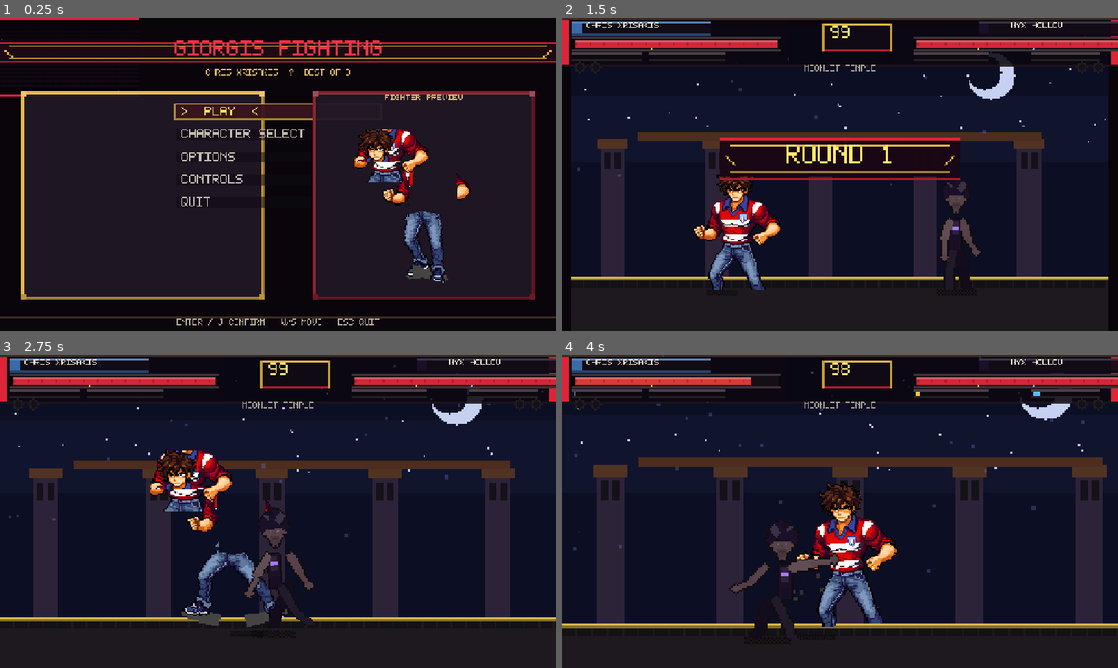
Above: before the commit, frames 1-4 (two rows, left to right).
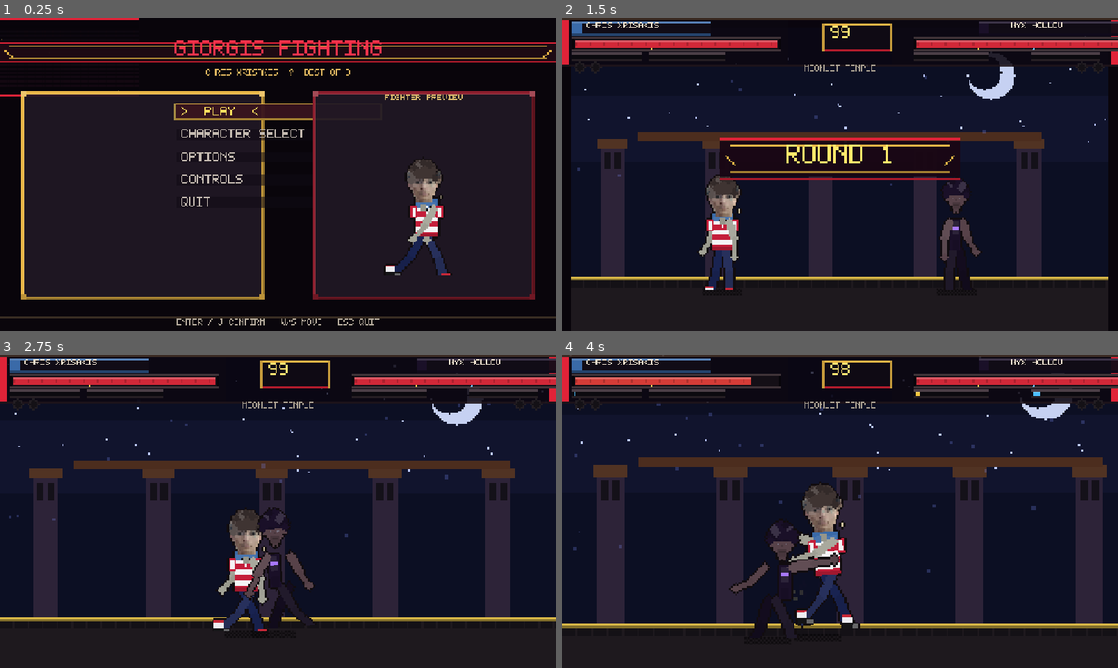
Above: after the commit, the same moments.

Repository: SirGiorgis/games
Game: Godot game, scene res://scenes/bootstrap.tscn
Same seed, same stepped clock (60 frames per second), same inputs: the game is played once before the commit and once after it.
Inputs (mouse positions are in pixels of both pictures, inside the frame that each line leads up to):
- Up to frame 1 (0.25 s): no input
- Up to frame 2 (1.5 s): tap Enter (menu_confirm) at 0.5 s; move the mouse to (962, 158) at 0.52 s; hold D (menu_right) 0.53-1.28 s; tap F at 0.6 s; click (962, 158) at 0.67 s; tap Space at 0.77 s; move the mouse to (728, 190) at 1.27 s; hold Escape (menu_back) from 1.28 s (still down); tap U (p1_block) at 1.35 s
- Up to frame 3 (2.75 s): tap Space at 1.52 s; tap F at 1.55, 2.3 s; move the mouse to (333, 442) at 2.02 s; release Escape (menu_back) at 2.03 s; hold D (menu_right) from 2.03 s (still down); tap I (p1_grab) at 2.1 s
- Up to frame 4 (4 s): move the mouse to (812, 574) at 2.77 s; release D (menu_right) at 2.78 s; hold W (menu_up) 2.78-3.53 s; tap K (p1_heavy) at 2.85 s; click (812, 574) at 2.92 s; tap Space at 3.02, 3.77 s; tap F at 3.05, 3.8 s; move the mouse to (1006, 558) at 3.52 s; hold A (menu_left) from 3.53 s (still down); tap J (p1_light) at 3.6 s

The runs differ from the first frame. In frame 1, 3.7% of the frame differs, in the area x 63-85%, y 35-85%; in frame 2, 3.0%; in frame 3, 4.9%, in the area x 27-52%, y 30-89%; in frame 4, 4.5%.

Commit message:
Remake Chris and Stacks on fast rig; fix animation lag
- Rebuild Chris as kit-style fighter: photo face, horizontal red/white
  stripes, blue collar, curly hair, blue jeans with full limb animation
- Rebuild Stacks as new street style: photo face, grey HoodRich hoodie,
  silver chain/earring, long sleeves, blue jeans
- Drop expensive model-sheet path for both heroes (no runtime rotation)
- Cache baked animation frames globally; character select no longer
  re-bakes 9 fighters on every cursor move
- Warm select-screen cache once on load; reduce ghost trail spam

Co-authored-by: SirGiorgis <SirGiorgis@users.noreply.github.com>

Diff:
--- a/ashen-rite/data/characters/chris_xrisakis.json
+++ b/ashen-rite/data/characters/chris_xrisakis.json
@@ -8,7 +8,7 @@
   "ai_profile": "rushdown",
   "gender": "male",
   "build": "lean",
-  "style": "model",
+  "style": "kit",
   "keep_outfit": true,
   "roster_order": 0,
   "height_scale": 1.04,
@@ -30,5 +30,5 @@
   "ultimate_id": "storm",
   "ultimate_name": "Injury Time",
   "ultimate_desc": "One last surge that hits like a stoppage-time winner.",
-  "reference_image": "res://data/characters/refs/chris_model.png"
+  "reference_image": "res://data/characters/refs/chris.png"
 }
--- a/ashen-rite/data/characters/hoodrich_stacks.json
+++ b/ashen-rite/data/characters/hoodrich_stacks.json
@@ -8,7 +8,7 @@
   "ai_profile": "rushdown",
   "gender": "male",
   "build": "athletic",
-  "style": "model",
+  "style": "street",
   "keep_outfit": true,
   "roster_order": 2,
   "height_scale": 1.02,
--- a/ashen-rite/scripts/combat/fighter_visual.gd
+++ b/ashen-rite/scripts/combat/fighter_visual.gd
@@ -27,7 +27,7 @@
 
 const ONE_SHOT := ["hit", "air_hit", "launch", "knockdown", "defeat", "land", "getup", "prejump", "block_hit"]
 const ATTACK_POSES := ["light", "clight", "jlight", "heavy", "cheavy", "jheavy", "special", "ultimate", "grab", "jump"]
-const TRAIL_POSES := ["walk", "run", "backdash", "special", "ultimate"]
+const TRAIL_POSES := ["run", "backdash", "special", "ultimate"]
 
 
 func build(d: CharacterDef) -> void:
@@ -119,7 +119,7 @@
 	_sprite.modulate = Color.WHITE.lerp(Color(1.7, 1.65, 1.55), flash)
 
 	if pose in TRAIL_POSES and trail_timer <= 0.0:
-		trail_timer = 0.05 if pose == "backdash" else 0.07
+		trail_timer = 0.10 if pose == "backdash" else 0.14
 		_ghost()
 	trail_timer = max(0.0, trail_timer - delta)
 
--- a/ashen-rite/scripts/pixel/pixel_fighter_bake.gd
+++ b/ashen-rite/scripts/pixel/pixel_fighter_bake.gd
@@ -22,10 +22,13 @@
 
 static var _face_cache: Dictionary = {}
 static var _model_cache: Dictionary = {}
+static var _anim_cache: Dictionary = {}
 
 
 static func bake(def: CharacterDef) -> Dictionary:
-	return {
+	if _anim_cache.has(def.id):
+		return _anim_cache[def.id]
+	var result := {
 		"idle": _seq(def, "idle", 12),
 		"walk": _seq(def, "walk", 16),
 		"run": _seq(def, "run", 12),
@@ -53,6 +56,19 @@
 		"defeat": _seq(def, "defeat", 8),
 		"grab": _seq(def, "grab", 10),
 	}
+	_anim_cache[def.id] = result
+	return result
+
+
+static func clear_cache(id: String = "") -> void:
+	if id.is_empty():
+		_anim_cache.clear()
+		_face_cache.clear()
+		_model_cache.clear()
+		return
+	_anim_cache.erase(id)
+	_face_cache.erase(id)
+	_model_cache.erase(id)
 
 
 static func _seq(def: CharacterDef, pose: String, n: int) -> Array:
@@ -77,8 +93,16 @@
 	return def.style == "kit"
 
 
+static func _is_street(def: CharacterDef) -> bool:
+	return def.style == "street"
+
+
+static func _is_hero(def: CharacterDef) -> bool:
+	return _is_kit(def) or _is_street(def)
+
+
 static func _is_model(def: CharacterDef) -> bool:
-	return def.style == "model" or def.id == "chris_xrisakis"
+	return def.style == "model"
 
 
 static func _paint_model(img: Image, def: CharacterDef, pose: String, f: int, n: int) -> void:
@@ -385,17 +409,18 @@
 	var skinny: bool = def.build == "lean" or def.width_scale < 0.92
 	var racing: bool = def.style == "racing"
 	var kit: bool = _is_kit(def)
+	var street: bool = _is_street(def)
+	var hero: bool = _is_hero(def)
 	var cx: int = 36 + int(p.xoff)
 	var foot: int = 90
 	var hip_y: int = foot - (18 if skinny else 17) + int(p.squat) + int(p.bob)
 	if pose in ["knockdown", "defeat"]:
-		_downed(img, def, racing, kit, f, n, pose)
+		_downed(img, def, racing, hero, f, n, pose)
 		return
 
-	var pants: Color = Color(0.10, 0.14, 0.32) if kit else (Color(0.12, 0.11, 0.14) if racing else def.outfit.darkened(0.25))
+	var pants: Color = Color(0.10, 0.14, 0.32) if hero else (Color(0.12, 0.11, 0.14) if racing else def.outfit.darkened(0.25))
 	var shoes: Color = Color(0.08, 0.08, 0.09)
-	# football kit is short-sleeve — forearms are skin
-	var sleeve: Color = def.skin if kit else (def.outfit if racing else def.skin)
+	var sleeve: Color = def.outfit if street else (def.skin if kit else (def.outfit if racing else def.skin))
 	var lt: int = 2 if skinny else 3
 	var ls: int = 2 if skinny else 3
 	var at: int = 2 if skinny else 3
@@ -403,10 +428,10 @@
 	_limb(img, cx - 2, hip_y, float(p.ll_a), float(p.ll_b), 14, 14, lt, ls, pants, shoes, true, kit)
 	_limb(img, cx + 2, hip_y, float(p.lr_a), float(p.lr_b), 14, 14, lt, ls, pants.lightened(0.06), shoes, true, kit)
 	_arm(img, cx - (4 if skinny else 5), hip_y - 17, float(p.al_a), float(p.al_b), 10, 9, at, sleeve, def.skin)
-	_torso(img, def, cx, hip_y, skinny, racing, kit, int(p.lean))
+	_torso(img, def, cx, hip_y, skinny, racing, kit, street, int(p.lean))
 	_arm(img, cx + (4 if skinny else 5) + int(p.lean), hip_y - 17, float(p.ar_a), float(p.ar_b), 11, 11, at, sleeve.lightened(0.06), def.skin)
 
-	if (racing or kit) and pose in ["special", "ultimate"]:
+	if (racing or hero) and pose in ["special", "ultimate"]:
 		_smear(img, cx, hip_y, def.accent, f)
 	if pose in ["light", "clight", "jlight", "heavy", "cheavy", "jheavy", "grab"] and u > 0.28 and u < 0.62:
 		var fist_x: int = cx + 28 + int(p.lean) + int(p.xoff)
@@ -416,8 +441,8 @@
 
 	var hx: int = cx - 1 + int(p.lean) + int(p.head_x)
 	var hy: int = hip_y - 32 + int(int(p.squat) / 2)
-	if kit:
-		_kit_head(img, def, hx, hy, pose)
+	if hero:
+		_photo_head(img, def, hx, hy, pose, street)
 	else:
 		_head(img, def, hx, hy, racing, skinny, pose)
 
@@ -743,33 +768,46 @@
 	Pix.disc(img, hx, hy, 2, hand)
 
 
-static func _torso(img: Image, def: CharacterDef, cx: int, hip_y: int, skinny: bool, racing: bool, kit: bool, lean: int) -> void:
-	var tw: int = 12 if kit else (5 if skinny else (9 if def.build == "heavy" else 7))
-	var h: int = 22 if kit else 18
+static func _torso(img: Image, def: CharacterDef, cx: int, hip_y: int, skinny: bool, racing: bool, kit: bool, street: bool, lean: int) -> void:
+	var tw: int = 12 if kit else (13 if street else (5 if skinny else (9 if def.build == "heavy" else 7)))
+	var h: int = 22 if (kit or street) else 18
 	var top: int = hip_y - h
 	var tx: int = cx - tw / 2 + lean
 	if kit:
-		# Generic red / white vertical stripes + blue V-collar. No crest.
-		Pix.rect(img, tx, top, tw + 1, h, def.outfit)
-		var stripe: int = 0
-		while stripe <= tw:
-			if int(stripe / 2) % 2 == 1:
-				Pix.rect(img, tx + stripe, top + 4, mini(2, tw + 1 - stripe), h - 6, def.trim)
-			stripe += 2
-		# short sleeves
-		Pix.rect(img, tx - 3, top + 3, 4, 6, def.outfit)
-		Pix.rect(img, tx + tw, top + 3, 4, 6, def.outfit)
-		Pix.rect(img, tx - 2, top + 4, 2, 5, def.trim)
-		Pix.rect(img, tx + tw + 1, top + 4, 2, 5, def.trim)
-		Pix.rect(img, tx, top, tw + 1, 4, def.accent)
-		Pix.put(img, tx + 1, top + 3, def.accent.darkened(0.2))
-		Pix.put(img, tx + tw - 1, top + 3, def.accent.darkened(0.2))
-		Pix.put(img, cx + lean, top + 2, def.trim)
+		# Red / white horizontal stripes, blue collar, short sleeves. No crest.
+		Pix.rect(img, tx, top + 4, tw + 1, h - 4, def.trim)
+		var row: int = top + 4
+		while row < top + h - 2:
+			var band: Color = def.outfit if int((row - top) / 3) % 2 == 0 else def.trim
+			Pix.rect(img, tx, row, tw + 1, 3, band)
+			row += 3
+		Pix.rect(img, tx, top, tw + 1, 5, def.accent)
+		Pix.rect(img, tx + 1, top + 2, tw - 1, 3, def.accent.lightened(0.08))
+		Pix.vline(img, cx + lean, top + 4, 5, def.trim)
+		Pix.put(img, cx + lean, top + 5, def.accent.darkened(0.15))
+		Pix.rect(img, tx - 3, top + 4, 4, 7, def.outfit)
+		Pix.rect(img, tx + tw, top + 4, 4, 7, def.outfit)
+		Pix.rect(img, tx - 2, top + 5, 2, 5, def.trim)
+		Pix.rect(img, tx + tw + 1, top + 5, 2, 5, def.trim)
 		Pix.rect(img, tx, top + h - 2, tw + 1, 2, def.outfit.darkened(0.18))
-		# thin black necklace
-		Pix.put(img, cx + lean - 2, top + 3, Color(0.06, 0.05, 0.05))
-		Pix.put(img, cx + lean, top + 5, Color(0.08, 0.07, 0.07))
-		Pix.put(img, cx + lean + 2, top + 3, Color(0.06, 0.05, 0.05))
+		Pix.put(img, cx + lean - 2, top + 4, Color(0.06, 0.05, 0.05))
+		Pix.put(img, cx + lean, top + 6, Color(0.08, 0.07, 0.07))
+		Pix.put(img, cx + lean + 2, top + 4, Color(0.06, 0.05, 0.05))
+	elif street:
+		var shirt: Color = def.outfit
+		var shirt_hi: Color = def.outfit.lightened(0.10)
+		var shirt_dk: Color = def.outfit.darkened(0.12)
+		Pix.rect(img, tx - 1, top + 3, tw + 3, h - 3, shirt)
+		Pix.rect(img, tx, top + 5, tw + 1, h - 7, shirt_hi)
+		Pix.rect(img, tx + 1, top + h - 4, tw - 1, 3, shirt_dk)
+		Pix.rect(img, tx - 3, top + 5, 5, 10, shirt)
+		Pix.rect(img, tx + tw - 1, top + 5, 5, 10, shirt)
+		Pix.rect(img, tx + 2, top + 2, tw - 3, 4, shirt_dk)
+		Pix.hline(img, tx + 3, top + 3, tw - 5, def.skin.darkened(0.06))
+		for i in 4:
+			Pix.put(img, cx + lean - 2 + i, top + 4 + (i & 1), Color(0.78, 0.80, 0.84).darkened(0.06))
+		_logo_hoodrich(img, tx + 3, top + 10, def.trim, def.accent)
+		Pix.hline(img, tx + tw - 6, top + 8, 5, def.trim.darkened(0.12))
 	elif racing:
 		Pix.rect(img, tx, top, tw + 1, h, def.outfit)
 		Pix.rect(img, tx, top, tw + 1, 4, def.accent.darkened(0.25))
@@ -786,26 +824,60 @@
 		Pix.rect(img, tx + 1, hip_y - 6, tw - 1, 6, def.outfit.darkened(0.1))
 
 
-static func _kit_head(img: Image, def: CharacterDef, cx: int, cy: int, pose: String) -> void:
+static func _photo_head(img: Image, def: CharacterDef, cx: int, cy: int, pose: String, street: bool) -> void:
 	var face: Image = _photo_face(def)
 	if face != null:
 		var fw: int = face.get_width()
 		var fh: int = face.get_height()
 		var ox: int = cx - fw / 2
-		var oy: int = cy - fh / 2 - 2
+		var oy: int = cy - fh / 2 - (1 if street else 2)
 		if pose == "hit":
 			ox += 2
 			oy += 1
+		Pix.oval(img, cx, cy + 1, 6, 7, def.skin)
 		for y in fh:
 			for x in fw:
 				var c: Color = face.get_pixel(x, y)
 				if c.a < 0.4:
 					continue
 				Pix.put(img, ox + x, oy + y, c)
-		# neck join under photo chin
-		Pix.rect(img, cx - 1, cy + fh / 2 - 2, 3, 4, def.skin.darkened(0.08))
+		Pix.rect(img, cx - 1, cy + fh / 2 - 1, 3, 4, def.skin.darkened(0.08))
+		if street:
+			_paint_street_hair(img, cx, cy, def)
+		else:
+			_paint_curly_hair(img, cx, cy, def)
 		return
-	_head(img, def, cx, cy, true, true, pose)
+	_head(img, def, cx, cy, street, true, pose)
+
+
+static func _paint_curly_hair(img: Image, cx: int, cy: int, def: CharacterDef) -> void:
+	var h1: Color = def.hair
+	var h2: Color = def.hair.lightened(0.14)
+	var h3: Color = def.hair.darkened(0.18)
+	Pix.oval(img, cx, cy - 7, 8, 6, h1)
+	for d in [Vector2i(-6, -4), Vector2i(6, -5), Vector2i(-5, -8), Vector2i(4, -9), Vector2i(-2, -10), Vector2i(3, -10), Vector2i(-7, -1), Vector2i(7, -2), Vector2i(0, -11)]:
+		Pix.disc(img, cx + d.x, cy + d.y, 2, h2 if (d.x + d.y) & 1 == 0 else h3)
+	Pix.disc(img, cx - 4, cy - 5, 2, h1)
+	Pix.disc(img, cx + 5, cy - 6, 2, h1)
+
+
+static func _paint_street_hair(img: Image, cx: int, cy: int, def: CharacterDef) -> void:
+	var h: Color = def.hair
+	Pix.oval(img, cx + 1, cy - 6, 7, 5, h)
+	Pix.rect(img, cx - 7, cy - 8, 15, 5, h)
+	Pix.rect(img, cx - 6, cy - 3, 4, 6, h.darkened(0.06))
+	Pix.hline(img, cx - 4, cy - 2, 4, h.darkened(0.12))
+	Pix.hline(img, cx + 1, cy - 2, 4, h.darkened(0.12))
+	Pix.disc(img, cx - 5, cy + 1, 1, Color(0.78, 0.80, 0.84))
+	Pix.put(img, cx - 5, cy, Color(0.78, 0.80, 0.84).darkened(0.12))
+
+
+static func _logo_hoodrich(img: Image, x: int, y: int, white: Color, blue: Color) -> void:
+	Pix.hline(img, x + 2, y + 2, 8, white)
+	Pix.hline(img, x + 3, y + 4, 7, white)
+	Pix.hline(img, x + 4, y + 6, 6, white)
+	for i in 4:
+		Pix.put(img, x + 1 + i, y + 1 + i, blue.lightened(0.08))
 
 
 static func _photo_face(def: CharacterDef) -> Image:
@@ -820,48 +892,63 @@
 		return null
 	var sw: int = src.get_width()
 	var sh: int = src.get_height()
-	# Tuned for the 960x720 selfie: hair through chin, no chest badge.
-	var rx: int = int(round(float(sw) * 0.438))
-	var ry: int = int(round(float(sh) * 0.250))
-	var rw: int = int(round(float(sw) * 0.229))
-	var rh: int = int(round(float(sh) * 0.455))
+	var rx: int
+	var ry: int
+	var rw: int
+	var rh: int
+	var fw: int = 22
+	var fh: int = 28
+	if def.id == "hoodrich_stacks" or float(sh) > float(sw) * 1.1:
+		rx = int(round(float(sw) * 0.26))
+		ry = int(round(float(sh) * 0.05))
+		rw = int(round(float(sw) * 0.48))
+		rh = int(round(float(sh) * 0.28))
+		fw = 24
+		fh = 28
+	else:
+		rx = int(round(float(sw) * 0.438))
+		ry = int(round(float(sh) * 0.250))
+		rw = int(round(float(sw) * 0.229))
+		rh = int(round(float(sh) * 0.455))
 	rx = clampi(rx, 0, sw - 8)
 	ry = clampi(ry, 0, sh - 8)
 	rw = clampi(rw, 8, sw - rx)
 	rh = clampi(rh, 8, sh - ry)
 	var crop := src.get_region(Rect2i(rx, ry, rw, rh))
 	crop.convert(Image.FORMAT_RGBA8)
-	crop.resize(22, 28, Image.INTERPOLATE_NEAREST)
-	var out := Image.create(22, 28, false, Image.FORMAT_RGBA8)
+	crop.resize(fw, fh, Image.INTERPOLATE_NEAREST)
+	var out := Image.create(fw, fh, false, Image.FORMAT_RGBA8)
 	out.fill(Color(0, 0, 0, 0))
-	for y in 28:
-		for x in 22:
+	for y in fh:
+		for x in fw:
 			var c: Color = crop.get_pixel(x, y)
-			if _is_wall(c):
+			if _is_wall(c, def.id):
 				continue
 			out.set_pixel(x, y, c)
-	_flood_key(out)
+	_flood_key(out, def.id)
 	_face_cache[def.id] = out
 	return out
 
 
-static func _is_wall(c: Color) -> bool:
-	# Mint bedroom wall. Skin is orange-hued; wall is green-cyan.
+static func _is_wall(c: Color, char_id: String = "") -> bool:
 	if c.a < 0.05:
 		return true
 	var lum: float = c.get_luminance()
 	if lum > 0.78 and c.s < 0.16:
 		return true
+	if char_id == "hoodrich_stacks":
+		if c.s < 0.22 and lum > 0.45 and lum < 0.92:
+			return true
+		return false
 	var hue: float = c.h
 	if hue > 0.22 and hue < 0.58 and lum > 0.38 and c.s < 0.45:
 		return true
-	# leftover beige wall (desaturated, not skin)
 	if c.s < 0.16 and lum > 0.50 and lum < 0.88:
 		return true
 	return false
 
 
-static func _flood_key(img: Image) -> void:
+static func _flood_key(img: Image, char_id: String = "") -> void:
 	var w: int = img.get_width()
 	var h: int = img.get_height()
 	var stack: Array[Vector2i] = []
@@ -878,7 +965,7 @@
 		var c: Color = img.get_pixel(p.x, p.y)
 		if c.a < 0.1:
 			continue
-		if not _is_wall(c):
+		if not _is_wall(c, char_id):
 			continue
 		img.set_pixel(p.x, p.y, Color(0, 0, 0, 0))
 		stack.append(Vector2i(p.x + 1, p.y))
@@ -940,15 +1027,18 @@
 		Pix.put(img, cx - 8 - i, hip_y - 12 + i, Color(accent.lightened(0.2), 0.35))
 
 
-static func _downed(img: Image, def: CharacterDef, racing: bool, kit: bool, f: int, n: int, pose: String) -> void:
+static func _downed(img: Image, def: CharacterDef, racing: bool, hero: bool, f: int, n: int, pose: String) -> void:
 	var u: float = float(f) / float(maxi(n - 1, 1))
 	var fall: float = _ease_in_out(clampf(u * 1.35, 0.0, 1.0))
 	var y: int = int(lerpf(40.0, 64.0, fall))
 	var tilt: int = int(lerpf(0.0, 14.0, fall))
-	if kit:
+	if _is_kit(def):
 		Pix.capsule(img, 14 + tilt, y + 6, 36 + tilt, y + 8, 4, def.outfit)
 		Pix.hline(img, 18 + tilt, y + 6, 14, def.trim)
 		Pix.hline(img, 18 + tilt, y + 8, 14, def.accent)
+	elif _is_street(def):
+		Pix.capsule(img, 14 + tilt, y + 6, 36 + tilt, y + 8, 4, def.outfit)
+		Pix.hline(img, 20 + tilt, y + 7, 8, def.trim.darkened(0.1))
 	else:
 		Pix.capsule(img, 12 + tilt, y + 6, 34 + tilt, y + 8, 3, def.outfit)
 	Pix.oval(img, 42 + tilt, y + 4, 6, 5, def.skin)
--- a/ashen-rite/scripts/ui/character_select.gd
+++ b/ashen-rite/scripts/ui/character_select.gd
@@ -20,6 +20,7 @@
 var _walk_t := 0.0
 var _ids: PackedStringArray = PackedStringArray()
 var _held: Dictionary = {}
+var _frame_cache: Dictionary = {}
 
 const CARD_W := 48
 const CARD_H := 36
@@ -83,6 +84,8 @@
 
 	PixelUI.add_footer(self, "A/D SELECT  W/S P1 OR CPU  J CONFIRM  R RANDOM  F FORGE  C CPU  ESC BACK")
 	_apply_indices_from_state()
+	for id in _ids:
+		_cached_frames(id)
 	_refresh()
 
 
@@ -132,6 +135,8 @@
 		_refresh()
 	if _edge(KEY_F):
 		CharacterCatalog.rebuild_custom(GameState.custom_description, GameState.custom_photo_path)
+		PixelFighterBake.clear_cache("custom")
+		_frame_cache.erase("custom")
 		_ids = CharacterCatalog.ids()
 		for i in _ids.size():
 			if _ids[i] == "custom":
@@ -166,13 +171,19 @@
 	GameState.p2_character_id = _ids[_p2_index]
 
 
+func _cached_frames(id: String) -> Dictionary:
+	if not _frame_cache.has(id):
+		_frame_cache[id] = PixelFighterBake.bake(CharacterCatalog.get_def(id))
+	return _frame_cache[id]
+
+
 func _refresh() -> void:
 	for i in _cards.size():
 		var def := CharacterCatalog.get_def(_ids[i])
 		var p1 := i == _p1_index
 		var p2 := i == _p2_index
 		_cards[i].texture = PixelUI.char_card(CARD_W, CARD_H, def.accent, p1, p2)
-		var frames: Dictionary = PixelFighterBake.bake(def)
+		var frames: Dictionary = _cached_frames(_ids[i])
 		var idle: Array = frames.get("idle", [])
 		if not idle.is_empty():
 			_thumbs[i].texture = idle[0]
@@ -198,8 +209,8 @@
 		focus_def.ultimate_name
 	], 2, Color(0.65, 0.82, 0.95), 36)
 
-	var p1_frames: Dictionary = PixelFighterBake.bake(p1_def)
-	var p2_frames: Dictionary = PixelFighterBake.bake(p2_def)
+	var p1_frames: Dictionary = _cached_frames(_ids[_p1_index])
+	var p2_frames: Dictionary = _cached_frames(_ids[_p2_index])
 	_p1_walk = p1_frames.get("walk", p1_frames["idle"])
 	_p2_walk = p2_frames.get("walk", p2_frames["idle"])
 	_p1_preview.texture = _p1_walk[0]
--- /dev/null
+++ b/ashen-rite/tools/export_heroes.gd
@@ -0,0 +1,47 @@
+extends SceneTree
+## Export Chris + Stacks preview strips for visual checks.
+
+
+const IDS := ["chris_xrisakis", "hoodrich_stacks"]
+
+
+func _init() -> void:
+	for id in IDS:
+		_export_id(id)
+	print("exported hero previews")
+	quit()
+
+
+func _export_id(id: String) -> void:
+	PixelFighterBake.clear_cache(id)
+	var f := FileAccess.open("res://data/characters/%s.json" % id, FileAccess.READ)
+	if f == null:
+		push_error("missing %s" % id)
+		return
+	var def := CharacterDef.new().from_dict(JSON.parse_string(f.get_as_text()))
+	f.close()
+	var frames: Dictionary = PixelFighterBake.bake(def)
+	var dir := "res://.godot/%s_preview" % id
+	DirAccess.make_dir_recursive_absolute(ProjectSettings.globalize_path(dir))
+	for key in ["idle", "walk", "run", "light", "heavy", "jump"]:
+		_save_strip(frames, key, dir)
+	print("  %s -> %s" % [def.name, dir])
+
+
+func _save_strip(frames: Dictionary, key: String, dir: String) -> void:
+	if not frames.has(key):
+		return
+	var arr: Array = frames[key]
+	if arr.is_empty():
+		return
+	var fw: int = (arr[0] as ImageTexture).get_width()
+	var fh: int = (arr[0] as ImageTexture).get_height()
+	var strip := Image.create(fw * arr.size(), fh, false, Image.FORMAT_RGBA8)
+	strip.fill(Color(0, 0, 0, 0))
+	for i in arr.size():
+		var fr: Image = (arr[i] as ImageTexture).get_image()
+		strip.blit_rect(fr, Rect2i(0, 0, fw, fh), Vector2i(fw * i, 0))
+	strip.save_png(ProjectSettings.globalize_path("%s/%s_strip.png" % [dir, key]))
+	var solo: Image = (arr[0] as ImageTexture).get_image()
+	solo.resize(solo.get_width() * 3, solo.get_height() * 3, Image.INTERPOLATE_NEAREST)
+	solo.save_png(ProjectSettings.globalize_path("%s/%s.png" % [dir, key]))
